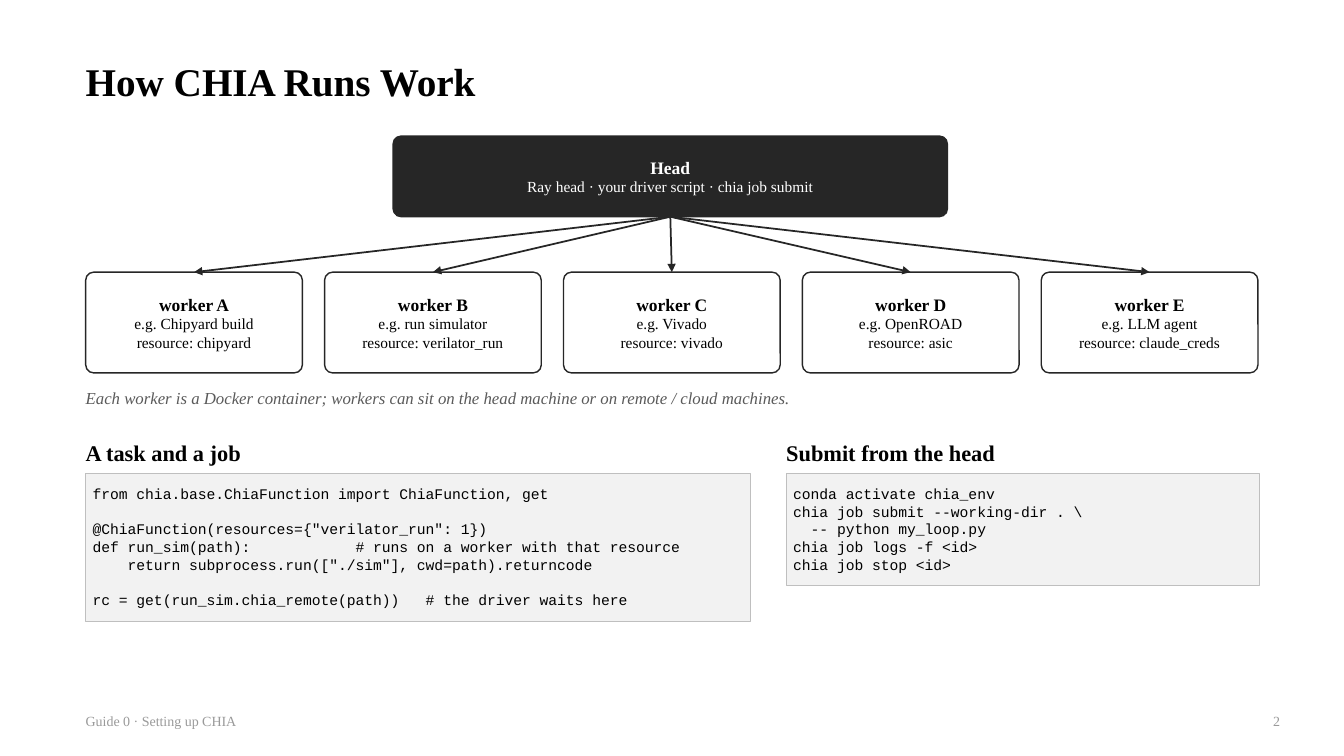
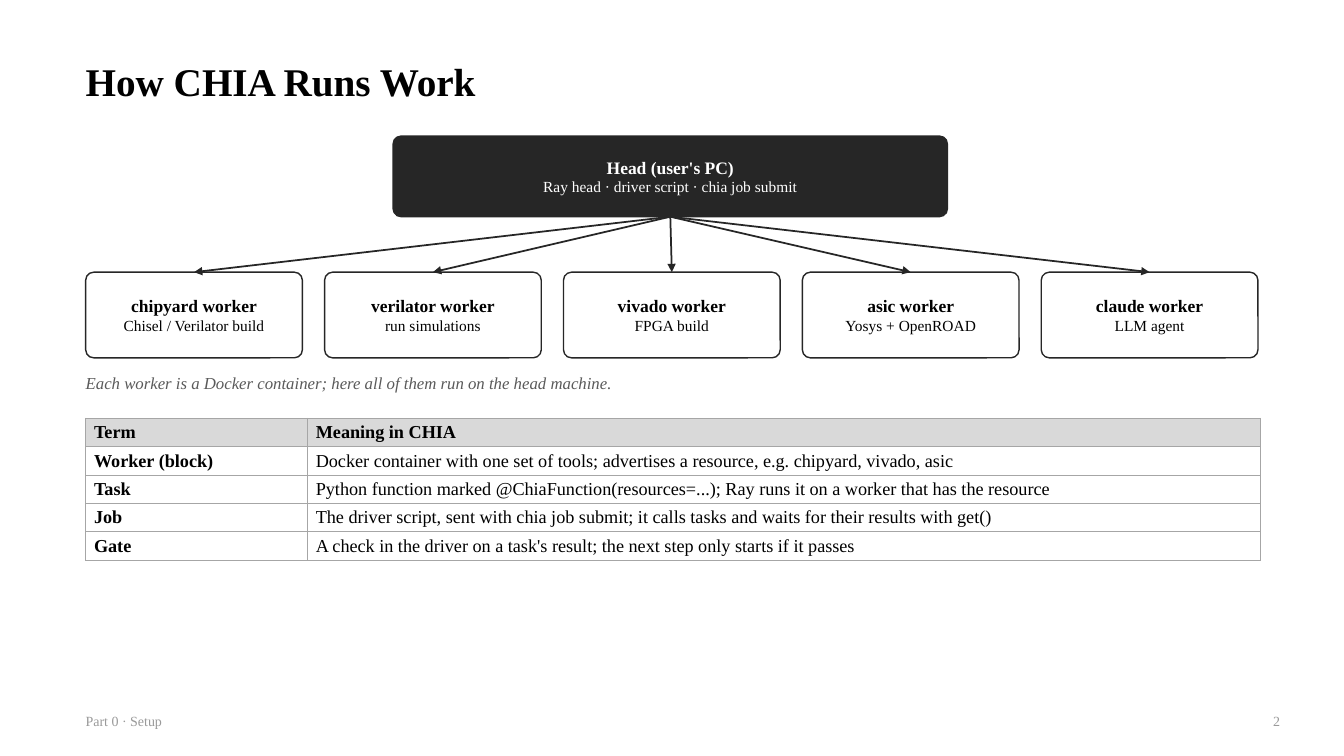
Before and after one commit to chipchip-tech/CHIA-workflow, a slide deck: slide 2 of projects/demo-alu/report/guides/0_Setup.pptx. Drawn at 1344x756 pixels with LibreOffice and Linux fonts; fonts in the diff are those of the drawing. Boxes give left, top, right and bottom in pixels: in the first picture for what was removed or moved away, otherwise in the second. Text is boxed around its words. In the diff, an @@ line names an element or a change of style, - is before the commit and + after.

```diff
--- a/projects/demo-alu/report/guides/0_Setup.pptx
+++ b/projects/demo-alu/report/guides/0_Setup.pptx
@@ text in rounded rectangle at [543,162,797,196]: text changed @@
-Head
-Ray head · your driver script · chia job submit
+Head (user's PC)
+Ray head · driver script · chia job submit
@@ rounded rectangle "chipyard worker": place and size @@
-rounded rectangle "chipyard worker" at [86,272,302,373]
+rounded rectangle "chipyard worker" at [86,272,302,358]
@@ rounded rectangle "verilator worker": place and size @@
-rounded rectangle "verilator worker" at [325,272,541,373]
+rounded rectangle "verilator worker" at [325,272,541,358]
@@ proportions changed in 5 elements at [1042,272,1258,358], [803,272,1019,358], [86,272,302,358], [325,272,541,358], [564,272,780,358] @@
@@ rounded rectangle "vivado worker": place and size @@
-rounded rectangle "vivado worker" at [564,272,780,373]
+rounded rectangle "vivado worker" at [564,272,780,358]
@@ rounded rectangle "asic worker": place and size @@
-rounded rectangle "asic worker" at [803,272,1019,373]
+rounded rectangle "asic worker" at [803,272,1019,358]
@@ rounded rectangle "claude worker": place and size @@
-rounded rectangle "claude worker" at [1042,272,1258,373]
+rounded rectangle "claude worker" at [1042,272,1258,358]
@@ text in rounded rectangle at [124,300,264,331]: text changed @@
-worker A
-e.g. Chipyard build
-resource: chipyard
+chipyard worker
+Chisel / Verilator build
@@ text in rounded rectangle at [371,300,494,331]: text changed; size 11 to 12.5 pt; bold on @@
-worker B
-e.g. run simulator
-resource: verilator_run
+verilator worker
+run simulations
@@ text in rounded rectangle at [618,300,726,331]: text changed; size 11 to 12.5 pt; bold on @@
-worker C
-e.g. Vivado
-resource: vivado
+vivado worker
+FPGA build
@@ text in rounded rectangle at [845,300,976,335]: text changed @@
-worker D
-e.g. OpenROAD
-resource: asic
+asic worker
+Yosys + OpenROAD
@@ text in rounded rectangle at [1096,300,1203,335]: text changed; size 11 to 12.5 pt; bold on @@
-worker E
-e.g. LLM agent
-resource: claude_creds
+claude worker
+LLM agent
@@ text at [86,377,612,393]: text changed @@
-Each worker is a Docker container; workers can sit on the head machine or on remote / cloud machines.
+Each worker is a Docker container; here all of them run on the head machine.
@@ table added at [86,418,1260,560], 5 rows, 2 columns @@
+Term | Meaning in CHIA
+Worker (block) | Docker container with one set of tools; advertises a resource, e.g. chipyard, vivado, asic
+Task | Python function marked @ChiaFunction(resources=...); Ray runs it on a worker that has the resource
+Job | The driver script, sent with chia job submit; it calls tasks and waits for their results with get()
+Gate | A check in the driver on a task's result; the next step only starts if it passes
@@ text removed at [86,445,241,466] @@
-A task and a job
@@ text removed at [786,445,995,462] @@
-Submit from the head
@@ rectangle removed at [86,474,751,622] @@
-from chia.base.ChiaFunction import ChiaFunction, get
-@ChiaFunction(resources={"verilator_run": 1})
-def run_sim(path): # runs on a worker with that resource
-return subprocess.run(["./sim"], cwd=path).returncode
-rc = get(run_sim.chia_remote(path)) # the driver waits here
@@ rectangle removed at [786,474,1260,586] @@
-conda activate chia_env
-chia job submit --working-dir . \
--- python my_loop.py
-chia job logs -f <id>
-chia job stop <id>
@@ text at [86,717,162,729]: text changed @@
-Guide 0 · Setting up CHIA
+Part 0 · Setup
```
Also in this commit, not shown: 1 other slide changed, 10 slides added, 11 slides removed, 4 other files.
